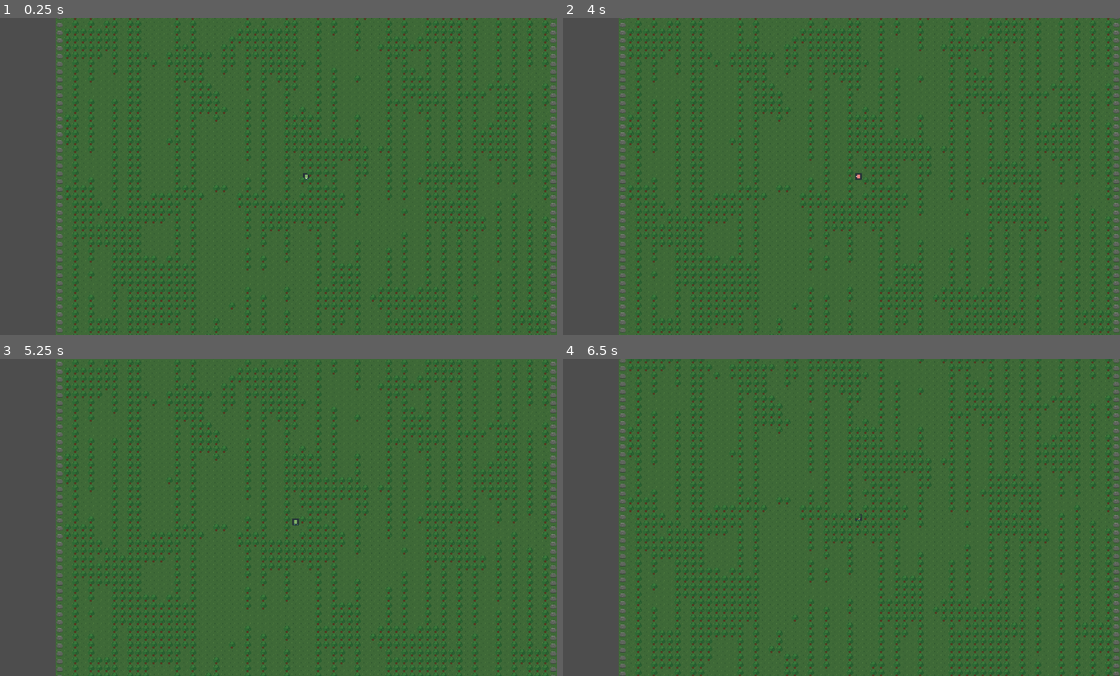
Above: before the commit, frames 1-4 (two rows, left to right).
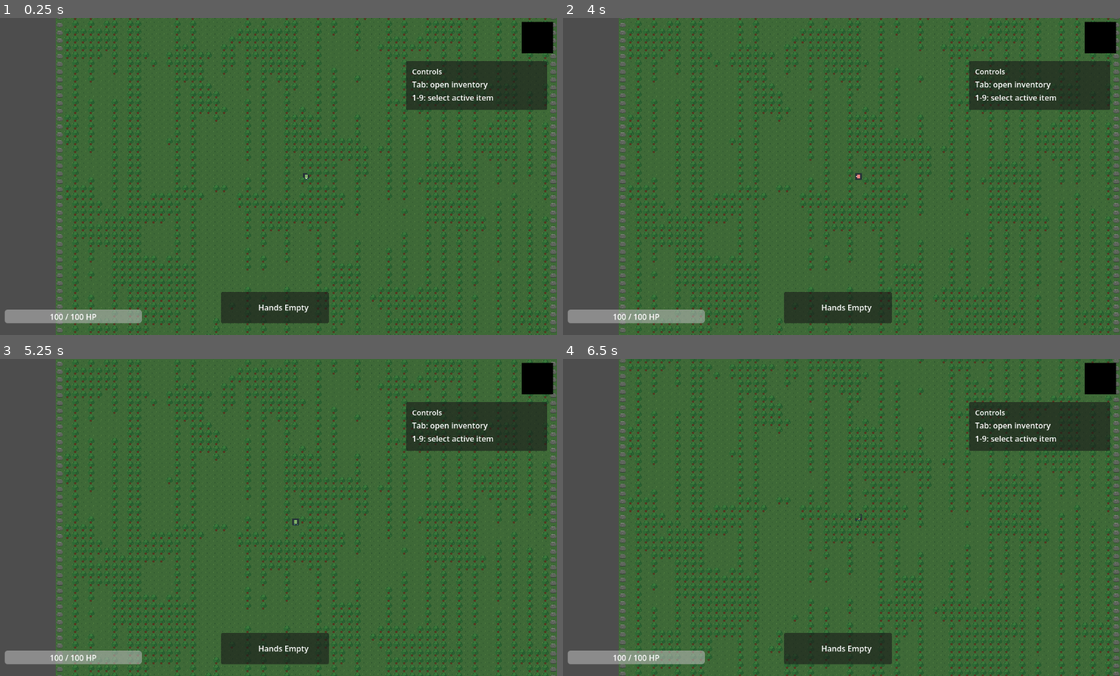
Above: after the commit, the same moments.

Repository: Maddiplomat/Project-alchemy
Game: Godot game, scene res://scenes/World.tscn
Two runs of this game, one before a commit and one after it. Both use one fixed random seed, a clock stepped at 60 frames per second and the inputs below.
Inputs (mouse positions are in pixels of both pictures, inside the frame that each line leads up to):
- Up to frame 1 (0.25 s): no input
- Up to frame 2 (4 s): tap Enter at 0.5, 2, 3.5 s; move the mouse to (964, 160) at 0.52 s; hold D (move_right) 0.53-1.25 s; hold E (interact) 0.53-1.25 s; click (964, 160) at 0.67 s; tap Space at 1.25, 2.75 s; drag from (724, 192) to (930, 195) at 1.27 s; move the mouse to (891, 106) at 2.02 s; hold D (move_right) 2.03-2.75 s; hold E (interact) 2.03-2.75 s; click (891, 106) at 2.17 s; drag from (808, 239) to (724, 132) at 2.77 s; move the mouse to (1008, 224) at 3.52 s; hold A (move_left) from 3.53 s (still down); hold E (interact) from 3.53 s (still down); click (1008, 224) at 3.67 s
- Up to frame 3 (5.25 s): release A (move_left) at 4.25 s; release E (interact) at 4.25 s; tap Space at 4.25 s; drag from (105, 469) to (506, 412) at 4.27 s; move the mouse to (300, 517) at 5.02 s; hold S (move_down) from 5.03 s (still down); hold E (interact) from 5.03 s (still down); click (300, 517) at 5.17 s
- Up to frame 4 (6.5 s): release S (move_down) at 5.75 s; release E (interact) at 5.75 s; drag from (752, 438) to (891, 362) at 5.77 s

The runs differ from the first frame. In frame 1, 7.4% of the frame differs, in the area x 0-100%, y 1-97%; in frame 2, 7.4%; in frame 3, 7.4%; in frame 4, 7.4%.

Commit message:
Restore inventory UI with weight bar

Diff:
--- a/scenes/UI/HUD.tscn
+++ b/scenes/UI/HUD.tscn
@@ -1,3 +1,80 @@
-[gd_scene format=3]
+[gd_scene load_steps=2 format=3]
 
-[node name="HUD" type="Control"]
+[ext_resource type="Script" path="res://scripts/HUD.gd" id="1_hud"]
+
+[node name="HUD" type="CanvasLayer"]
+layer = 10
+script = ExtResource("1_hud")
+
+[node name="MinimapPlaceholder" type="ColorRect" parent="."]
+anchors_preset = 1
+anchor_left = 1.0
+anchor_right = 1.0
+offset_left = -72.0
+offset_top = 8.0
+offset_right = -8.0
+offset_bottom = 72.0
+color = Color(0, 0, 0, 1)
+
+[node name="HealthBar" type="ProgressBar" parent="."]
+anchors_preset = 3
+anchor_top = 1.0
+anchor_bottom = 1.0
+offset_left = 24.0
+offset_top = -52.0
+offset_right = 304.0
+offset_bottom = -24.0
+show_percentage = false
+max_value = 100.0
+value = 100.0
+
+[node name="HealthLabel" type="Label" parent="HealthBar"]
+layout_mode = 1
+anchors_preset = 8
+anchor_left = 0.5
+anchor_top = 0.5
+anchor_right = 0.5
+anchor_bottom = 0.5
+offset_left = -39.0
+offset_top = -11.0
+offset_right = 39.0
+offset_bottom = 11.0
+horizontal_alignment = 1
+vertical_alignment = 1
+text = "100 / 100 HP"
+
+[node name="HeldItemContainer" type="Panel" parent="."]
+anchors_preset = 10
+anchor_left = 0.5
+anchor_top = 1.0
+anchor_right = 0.5
+anchor_bottom = 1.0
+offset_left = -110.0
+offset_top = -88.0
+offset_right = 110.0
+offset_bottom = -24.0
+
+[node name="HBoxContainer" type="HBoxContainer" parent="HeldItemContainer"]
+layout_mode = 1
+anchors_preset = 15
+anchor_right = 1.0
+anchor_bottom = 1.0
+offset_left = 12.0
+offset_top = 8.0
+offset_right = -12.0
+offset_bottom = -8.0
+alignment = 1
+theme_override_constants/separation = 12
+
+[node name="ActiveItemIcon" type="TextureRect" parent="HeldItemContainer/HBoxContainer"]
+custom_minimum_size = Vector2(40, 40)
+layout_mode = 2
+expand_mode = 1
+stretch_mode = 5
+
+[node name="ActiveItemLabel" type="Label" parent="HeldItemContainer/HBoxContainer"]
+custom_minimum_size = Vector2(120, 0)
+layout_mode = 2
+size_flags_vertical = 4
+vertical_alignment = 1
+text = "Hands Empty"
--- a/scenes/World.tscn
+++ b/scenes/World.tscn
@@ -3,6 +3,8 @@
 [ext_resource type="TileSet" uid="uid://dtioyuhcvq6ca" path="res://assets/tilesets/forest_16x16.tres" id="1_kqs1s"]
 [ext_resource type="Script" uid="uid://bfxjpw77wdrga" path="res://scripts/WorldGen.gd" id="2_nvi4h"]
 [ext_resource type="PackedScene" uid="uid://cxfen0v27oux3" path="res://scenes/Player.tscn" id="3_7g83o"]
+[ext_resource type="PackedScene" path="res://scenes/UI/HUD.tscn" id="4_hud"]
+[ext_resource type="PackedScene" uid="uid://b1f6s64gvfqtt" path="res://scenes/inventory_grid.tscn" id="5_1lgw5"]
 
 [node name="World" type="Node2D" unique_id=1488050509]
 script = ExtResource("2_nvi4h")
@@ -28,3 +30,7 @@
 
 [node name="Player" parent="." unique_id=297416554 instance=ExtResource("3_7g83o")]
 position = Vector2(512, 512)
+
+[node name="HUD" parent="." unique_id=1866474338 instance=ExtResource("4_hud")]
+
+[node name="InventoryGrid" parent="." unique_id=771886120 instance=ExtResource("5_1lgw5")]
--- /dev/null
+++ b/scenes/inventory_grid.tscn
@@ -0,0 +1,113 @@
+[gd_scene format=3 uid="uid://b1f6s64gvfqtt"]
+
+[ext_resource type="Script" uid="uid://bye0gqyf7kcxg" path="res://scripts/inventory_grid.gd" id="1_pkvtp"]
+
+[node name="Node" type="CanvasLayer" unique_id=771886120]
+layer = 10
+script = ExtResource("1_pkvtp")
+
+[node name="InventoryPanel" type="Panel" parent="." unique_id=582636693]
+custom_minimum_size = Vector2(300, 408)
+
+[node name="Grid" type="GridContainer" parent="InventoryPanel" unique_id=123695224]
+custom_minimum_size = Vector2(256, 320)
+layout_mode = 0
+offset_left = 22.0
+offset_top = 16.0
+offset_right = 278.0
+offset_bottom = 336.0
+columns = 4
+
+[node name="WeightRow" type="HBoxContainer" parent="InventoryPanel"]
+layout_mode = 0
+anchors_preset = 10
+anchor_right = 1.0
+offset_left = 16.0
+offset_top = 352.0
+offset_right = -16.0
+offset_bottom = 384.0
+theme_override_constants/separation = 12
+
+[node name="WeightBar" type="ProgressBar" parent="InventoryPanel/WeightRow"]
+custom_minimum_size = Vector2(0, 20)
+layout_mode = 2
+size_flags_horizontal = 3
+theme_override_colors/font_color = Color(0, 0, 0, 0)
+max_value = 20.0
+show_percentage = false
+modulate = Color(0.45, 0.83, 0.61, 1)
+
+[node name="WeightLabel" type="Label" parent="InventoryPanel/WeightRow"]
+custom_minimum_size = Vector2(96, 0)
+layout_mode = 2
+horizontal_alignment = 2
+vertical_alignment = 1
+text = "0.0 / 20.0 kg"
+
+[node name="TooltipPanel" type="Panel" parent="." unique_id=391146286]
+visible = false
+offset_right = 180.0
+offset_bottom = 74.0
+mouse_filter = 2
+
+[node name="OnboardingHint" type="PanelContainer" parent="." unique_id=196403517]
+anchors_preset = 1
+anchor_left = 1.0
+anchor_right = 1.0
+offset_left = -308.0
+offset_top = 88.0
+offset_right = -20.0
+offset_bottom = 188.0
+mouse_filter = 2
+
+[node name="MarginContainer" type="MarginContainer" parent="OnboardingHint" unique_id=727302170]
+layout_mode = 2
+theme_override_constants/margin_left = 12
+theme_override_constants/margin_top = 10
+theme_override_constants/margin_right = 12
+theme_override_constants/margin_bottom = 10
+
+[node name="HintContent" type="VBoxContainer" parent="OnboardingHint/MarginContainer" unique_id=134620724]
+layout_mode = 2
+theme_override_constants/separation = 4
+
+[node name="TitleLabel" type="Label" parent="OnboardingHint/MarginContainer/HintContent" unique_id=118043295]
+layout_mode = 2
+theme_override_font_sizes/font_size = 15
+text = "Controls"
+
+[node name="InventoryHintLabel" type="Label" parent="OnboardingHint/MarginContainer/HintContent" unique_id=154494981]
+layout_mode = 2
+text = "Tab: open inventory"
+
+[node name="SelectHintLabel" type="Label" parent="OnboardingHint/MarginContainer/HintContent" unique_id=629159014]
+layout_mode = 2
+text = "1-9: select active item"
+
+[node name="MarginContainer" type="MarginContainer" parent="TooltipPanel" unique_id=272547761]
+layout_mode = 0
+offset_left = 8.0
+offset_top = 8.0
+offset_right = 172.0
+offset_bottom = 66.0
+mouse_filter = 2
+theme_override_constants/margin_left = 8
+theme_override_constants/margin_top = 8
+theme_override_constants/margin_right = 8
+theme_override_constants/margin_bottom = 8
+
+[node name="TooltipContent" type="VBoxContainer" parent="TooltipPanel/MarginContainer" unique_id=419235073]
+layout_mode = 2
+
+[node name="NameLabel" type="Label" parent="TooltipPanel/MarginContainer/TooltipContent" unique_id=1771532748]
+layout_mode = 2
+theme_override_font_sizes/font_size = 16
+text = "Item Name"
+
+[node name="WeightLabel" type="Label" parent="TooltipPanel/MarginContainer/TooltipContent" unique_id=457005486]
+layout_mode = 2
+text = "Weight: 0.0"
+
+[node name="CategoryLabel" type="Label" parent="TooltipPanel/MarginContainer/TooltipContent" unique_id=382661166]
+layout_mode = 2
+text = "Category: Unknown"
--- /dev/null
+++ b/scenes/inventory_slot.tscn
@@ -0,0 +1,12 @@
+[gd_scene format=3 uid="uid://dlbc2j3aqqp0o"]
+
+[ext_resource type="Script" uid="uid://vjg253qxwvsl" path="res://scripts/inventory_slot.gd" id="1_dxvxp"]
+
+[node name="Node" type="Panel" unique_id=2079774186]
+script = ExtResource("1_dxvxp")
+
+[node name="ItemIcon" type="TextureRect" parent="." unique_id=1107692164]
+layout_mode = 0
+
+[node name="QuantityLabel" type="Label" parent="." unique_id=1383563743]
+layout_mode = 0
--- /dev/null
+++ b/scripts/HUD.gd
@@ -0,0 +1,64 @@
+extends CanvasLayer
+
+@onready var health_bar: ProgressBar = $HealthBar
+@onready var health_label: Label = $HealthBar/HealthLabel
+@onready var held_item_icon: TextureRect = $HeldItemContainer/HBoxContainer/ActiveItemIcon
+@onready var held_item_label: Label = $HeldItemContainer/HBoxContainer/ActiveItemLabel
+
+var _placeholder_textures := {}
+
+func _ready() -> void:
+	GameManager.player_health_changed.connect(_update_health)
+	InventoryManager.inventory_changed.connect(_refresh_held_item)
+	InventoryManager.held_item_changed.connect(_on_held_item_changed)
+
+	_update_health(GameManager.player_health, GameManager.max_player_health)
+	_refresh_held_item()
+
+func _update_health(current_health: int, max_health: int) -> void:
+	health_bar.max_value = max_health
+	health_bar.value = current_health
+	health_label.text = "%d / %d HP" % [current_health, max_health]
+
+func _refresh_held_item() -> void:
+	var held_item := InventoryManager.get_held_item()
+	if held_item.is_empty():
+		held_item_icon.texture = null
+		held_item_icon.modulate = Color(1.0, 1.0, 1.0, 0.25)
+		held_item_label.text = "Hands Empty"
+		return
+
+	var item_id := str(held_item.get("id", ""))
+	var element_data := ElementDatabase.get_element(StringName(item_id))
+	held_item_icon.texture = _get_placeholder_texture(item_id)
+	held_item_icon.modulate = _get_item_color(item_id)
+	held_item_label.text = str(element_data.get("display_name", item_id))
+
+func _on_held_item_changed(_item_id: String) -> void:
+	_refresh_held_item()
+
+func _get_item_color(item_id: String) -> Color:
+	match item_id:
+		"wood":
+			return Color.BURLYWOOD
+		"stone":
+			return Color.GRAY
+		"iron":
+			return Color.SILVER
+		_:
+			return Color.WHITE
+
+func _get_placeholder_texture(item_id: String) -> Texture2D:
+	if _placeholder_textures.has(item_id):
+		return _placeholder_textures[item_id]
+
+	var gradient := Gradient.new()
+	gradient.set_color(0, Color.WHITE)
+	gradient.set_color(1, Color.WHITE)
+
+	var texture := GradientTexture2D.new()
+	texture.gradient = gradient
+	texture.width = 48
+	texture.height = 48
+	_placeholder_textures[item_id] = texture
+	return texture
--- /dev/null
+++ b/scripts/inventory_grid.gd
@@ -0,0 +1,334 @@
+extends CanvasLayer
+
+@onready var panel = $InventoryPanel
+@onready var grid = $InventoryPanel/Grid
+@onready var weight_bar: ProgressBar = $InventoryPanel/WeightRow/WeightBar
+@onready var weight_label: Label = $InventoryPanel/WeightRow/WeightLabel
+@onready var tooltip_panel: Panel = $TooltipPanel
+@onready var tooltip_name_label: Label = $TooltipPanel/MarginContainer/TooltipContent/NameLabel
+@onready var tooltip_weight_label: Label = $TooltipPanel/MarginContainer/TooltipContent/WeightLabel
+@onready var tooltip_category_label: Label = $TooltipPanel/MarginContainer/TooltipContent/CategoryLabel
+@onready var onboarding_hint: PanelContainer = $OnboardingHint
+@onready var inventory_hint_label: Label = $OnboardingHint/MarginContainer/HintContent/InventoryHintLabel
+@onready var select_hint_label: Label = $OnboardingHint/MarginContainer/HintContent/SelectHintLabel
+
+const SLOT_SCENE = preload("res://scenes/inventory_slot.tscn")
+const SLOT_COUNT := 20
+const TOOLTIP_DELAY := 0.3
+const TOOLTIP_OFFSET := Vector2(18, 18)
+const ONBOARDING_CONFIG_PATH := "user://onboarding_hints.cfg"
+const ONBOARDING_SECTION := "inventory_hints"
+const INVENTORY_HINT_KEY := "inventory_seen"
+const SELECT_HINT_KEY := "select_seen"
+const WEIGHT_NORMAL_COLOR := Color(0.45, 0.83, 0.61, 1.0)
+const WEIGHT_WARNING_COLOR := Color(0.95, 0.67, 0.29, 1.0)
+const WEIGHT_DANGER_COLOR := Color(0.89, 0.29, 0.24, 1.0)
+
+var drag_origin_index := -1
+var drag_ghost: TextureRect = null
+var hover_slot_index := -1
+var tooltip_slot_index := -1
+var tooltip_delay_timer: SceneTreeTimer = null
+var inventory_hint_seen := false
+var select_hint_seen := false
+
+func _ready():
+	_load_onboarding_state()
+	for i in range(SLOT_COUNT):
+		var slot = SLOT_SCENE.instantiate()
+		grid.add_child(slot)
+		slot.slot_index = i
+		slot.drag_started.connect(_on_slot_drag_started)
+		slot.drag_released.connect(_on_slot_drag_released)
+		slot.clicked.connect(_on_slot_clicked)
+		slot.hover_started.connect(_on_slot_hover_started)
+		slot.hover_ended.connect(_on_slot_hover_ended)
+
+		# Set minimum size for GridContainer to respect
+		slot.custom_minimum_size = Vector2(64, 64)
+
+		# Set ItemIcon anchors and modes
+		var icon = slot.get_node("ItemIcon")
+		icon.set_anchors_preset(Control.PRESET_FULL_RECT)
+		icon.expand_mode = TextureRect.EXPAND_IGNORE_SIZE
+		icon.stretch_mode = TextureRect.STRETCH_KEEP_ASPECT_CENTERED
+
+		# Set QuantityLabel anchors
+		var label = slot.get_node("QuantityLabel")
+		label.set_anchors_preset(Control.PRESET_BOTTOM_WIDE)
+		label.horizontal_alignment = HORIZONTAL_ALIGNMENT_RIGHT
+		label.vertical_alignment = VERTICAL_ALIGNMENT_BOTTOM
+
+	InventoryManager.inventory_changed.connect(refresh_grid)
+	InventoryManager.held_item_changed.connect(func(_id): refresh_grid())
+	InventoryManager.weight_changed.connect(_on_weight_changed)
+	refresh_grid()
+	_update_weight_display(InventoryManager.total_weight, InventoryManager.carry_capacity)
+
+	call_deferred("_setup_panel")
+
+func _setup_panel():
+	var vp_size = get_viewport().get_visible_rect().size
+	panel.position = Vector2(vp_size.x, (vp_size.y - panel.size.y) / 2)
+	panel.visible = false
+	tooltip_panel.visible = false
+	_update_onboarding_hint()
+
+func _input(event):
+	if event.is_action_pressed("toggle_inventory"):
+		_mark_inventory_hint_seen()
+		toggle_inventory()
+
+	# Hotkeys 1-9 for slots 0-8
+	for i in range(1, 10):
+		if event.is_action_pressed("slot_%d" % i):
+			_mark_select_hint_seen()
+			InventoryManager.select_slot(i - 1)
+			return
+
+	if event is InputEventMouseButton and event.button_index == MOUSE_BUTTON_LEFT and not event.pressed:
+		if _is_dragging():
+			_finish_drag(_get_slot_index_at_position(get_viewport().get_mouse_position()))
+
+func _process(_delta: float) -> void:
+	if drag_ghost != null:
+		drag_ghost.global_position = get_viewport().get_mouse_position() - (drag_ghost.size / 2.0)
+	if tooltip_panel.visible:
+		_update_tooltip_position()
+
+func toggle_inventory():
+	var vp_size = get_viewport().get_visible_rect().size
+	var target_x = vp_size.x
+
+	if not panel.visible or panel.position.x >= vp_size.x - 1:
+		# opening
+		panel.visible = true
+		target_x = vp_size.x - panel.size.x - 50
+		refresh_grid()
+	else:
+		_hide_tooltip()
+
+	var tween = create_tween()
+	tween.set_trans(Tween.TRANS_CUBIC)
+	tween.set_ease(Tween.EASE_OUT)
+	tween.tween_property(panel, "position:x", target_x, 0.4)
+
+	if target_x >= vp_size.x - 1:
+		# closing
+		tween.tween_callback(func(): panel.visible = false)
+
+func refresh_grid():
+	var held_id = InventoryManager.get_held_item_id()
+	for i in range(grid.get_child_count()):
+		var slot = grid.get_child(i)
+		var data = InventoryManager.get_slot_item(i)
+
+		slot.is_equipped = (not data.is_empty() and data.id == held_id)
+
+		if not data.is_empty():
+			slot.update_slot(data.id, data.quantity, data.purity)
+		else:
+			slot.clear()
+
+	if tooltip_panel.visible and hover_slot_index >= 0:
+		_show_tooltip_for_slot(hover_slot_index)
+	elif hover_slot_index == -1:
+		_hide_tooltip()
+
+func _on_weight_changed(total_weight: float, carry_capacity: float) -> void:
+	_update_weight_display(total_weight, carry_capacity)
+
+func _update_weight_display(total_weight: float, carry_capacity: float) -> void:
+	var safe_capacity := maxf(carry_capacity, 0.0)
+	var displayed_weight := minf(total_weight, safe_capacity) if safe_capacity > 0.0 else 0.0
+	var weight_ratio := total_weight / safe_capacity if safe_capacity > 0.0 else 0.0
+
+	weight_bar.max_value = safe_capacity
+	weight_bar.value = displayed_weight
+	weight_label.text = "%.1f / %.1f kg" % [total_weight, safe_capacity]
+
+	if weight_ratio > 1.0:
+		weight_bar.modulate = WEIGHT_DANGER_COLOR
+	elif weight_ratio >= 0.8:
+		weight_bar.modulate = WEIGHT_WARNING_COLOR
+	else:
+		weight_bar.modulate = WEIGHT_NORMAL_COLOR
+
+func _on_slot_drag_started(slot_index: int) -> void:
+	if _is_dragging():
+		return
+	if slot_index < 0 or slot_index >= grid.get_child_count():
+		return
+
+	var slot = grid.get_child(slot_index)
+	if not slot.has_item():
+		return
+
+	_hide_tooltip()
+	drag_origin_index = slot_index
+	slot.set_drag_origin(true)
+	_create_drag_ghost(slot)
+
+func _on_slot_drag_released(slot_index: int) -> void:
+	if _is_dragging():
+		_finish_drag(slot_index)
+
+func _on_slot_clicked(slot_index: int) -> void:
+	InventoryManager.select_slot(slot_index)
+
+func _create_drag_ghost(source_slot) -> void:
+	_clear_drag_ghost()
+
+	drag_ghost = TextureRect.new()
+	drag_ghost.texture = source_slot.item_icon.texture
+	drag_ghost.modulate = source_slot.item_icon.modulate
+	drag_ghost.expand_mode = TextureRect.EXPAND_IGNORE_SIZE
+	drag_ghost.stretch_mode = TextureRect.STRETCH_KEEP_ASPECT_CENTERED
+	drag_ghost.mouse_filter = Control.MOUSE_FILTER_IGNORE
+	drag_ghost.z_index = 4096
+	drag_ghost.size = source_slot.get_global_rect().size
+	drag_ghost.global_position = get_viewport().get_mouse_position() - (drag_ghost.size / 2.0)
+	add_child(drag_ghost)
+
+func _finish_drag(drop_slot_index: int) -> void:
+	var from_slot := drag_origin_index
+	_clear_drag_ghost()
+	drag_origin_index = -1
+
+	if from_slot >= 0 and from_slot < grid.get_child_count():
+		grid.get_child(from_slot).set_drag_origin(false)
+
+	if drop_slot_index >= 0 and drop_slot_index < grid.get_child_count() and drop_slot_index != from_slot:
+		InventoryManager.swap_slots(from_slot, drop_slot_index)
+
+func _get_slot_index_at_position(global_mouse_position: Vector2) -> int:
+	for i in range(grid.get_child_count()):
+		var slot = grid.get_child(i)
+		if slot.get_global_rect().has_point(global_mouse_position):
+			return i
+
+	return -1
+
+func _clear_drag_ghost() -> void:
+	if drag_ghost != null:
+		drag_ghost.queue_free()
+		drag_ghost = null
+
+func _is_dragging() -> bool:
+	return drag_origin_index != -1 and drag_ghost != null
+
+func _on_slot_hover_started(slot_index: int) -> void:
+	if _is_dragging():
+		return
+	if slot_index < 0 or slot_index >= grid.get_child_count():
+		return
+
+	var slot = grid.get_child(slot_index)
+	if not slot.has_item():
+		_hide_tooltip()
+		return
+
+	hover_slot_index = slot_index
+	tooltip_slot_index = -1
+	tooltip_panel.visible = false
+	_start_tooltip_delay(slot_index)
+
+func _on_slot_hover_ended(slot_index: int) -> void:
+	if hover_slot_index == slot_index:
+		hover_slot_index = -1
+	_hide_tooltip()
+
+func _start_tooltip_delay(slot_index: int) -> void:
+	var timer := get_tree().create_timer(TOOLTIP_DELAY)
+	tooltip_delay_timer = timer
+	timer.timeout.connect(func() -> void:
+		if tooltip_delay_timer != timer:
+			return
+		tooltip_delay_timer = null
+		if hover_slot_index != slot_index or _is_dragging() or not panel.visible:
+			return
+		_show_tooltip_for_slot(slot_index)
+	)
+
+func _show_tooltip_for_slot(slot_index: int) -> void:
+	var data = InventoryManager.get_slot_item(slot_index)
+	if data.is_empty():
+		_hide_tooltip()
+		return
+
+	var item_id := StringName(str(data.get("id", "")))
+	var element_data := ElementDatabase.get_element(item_id)
+	if element_data.is_empty():
+		_hide_tooltip()
+		return
+
+	tooltip_name_label.text = str(element_data.get("display_name", item_id))
+	tooltip_weight_label.text = "Weight: %.1f" % float(element_data.get("weight", 0.0))
+	tooltip_category_label.text = "Category: %s" % _format_category(str(element_data.get("category", "")))
+	tooltip_slot_index = slot_index
+	tooltip_panel.visible = true
+	_update_tooltip_position()
+
+func _hide_tooltip() -> void:
+	tooltip_delay_timer = null
+	tooltip_slot_index = -1
+	tooltip_panel.visible = false
+
+func _update_tooltip_position() -> void:
+	var viewport_rect := get_viewport().get_visible_rect()
+	var tooltip_size := tooltip_panel.size
+	var target_position := get_viewport().get_mouse_position() + TOOLTIP_OFFSET
+
+	if target_position.x + tooltip_size.x > viewport_rect.size.x:
+		target_position.x = viewport_rect.size.x - tooltip_size.x - 8.0
+	if target_position.y + tooltip_size.y > viewport_rect.size.y:
+		target_position.y = viewport_rect.size.y - tooltip_size.y - 8.0
+
+	tooltip_panel.global_position = Vector2(
+		maxf(8.0, target_position.x),
+		maxf(8.0, target_position.y)
+	)
+
+func _format_category(category: String) -> String:
+	if category.is_empty():
+		return "Unknown"
+
+	var words := category.split("_", false)
+	for i in range(words.size()):
+		words[i] = words[i].capitalize()
+	return " ".join(words)
+
+func _load_onboarding_state() -> void:
+	var config := ConfigFile.new()
+	var err := config.load(ONBOARDING_CONFIG_PATH)
+	if err != OK:
+		return
+	inventory_hint_seen = bool(config.get_value(ONBOARDING_SECTION, INVENTORY_HINT_KEY, false))
+	select_hint_seen = bool(config.get_value(ONBOARDING_SECTION, SELECT_HINT_KEY, false))
+
+func _save_onboarding_state() -> void:
+	var config := ConfigFile.new()
+	config.set_value(ONBOARDING_SECTION, INVENTORY_HINT_KEY, inventory_hint_seen)
+	config.set_value(ONBOARDING_SECTION, SELECT_HINT_KEY, select_hint_seen)
+	config.save(ONBOARDING_CONFIG_PATH)
+
+func _mark_inventory_hint_seen() -> void:
+	if inventory_hint_seen:
+		return
+	inventory_hint_seen = true
+	_save_onboarding_state()
+	_update_onboarding_hint()
+
+func _mark_select_hint_seen() -> void:
+	if select_hint_seen:
+		return
+	select_hint_seen = true
+	_save_onboarding_state()
+	_update_onboarding_hint()
+
+func _update_onboarding_hint() -> void:
+	if onboarding_hint == null:
+		return
+	inventory_hint_label.visible = not inventory_hint_seen
+	select_hint_label.visible = not select_hint_seen
+	onboarding_hint.visible = not inventory_hint_seen or not select_hint_seen
--- /dev/null
+++ b/scripts/inventory_slot.gd
@@ -0,0 +1,116 @@
+extends Panel
+
+signal drag_started(slot_index: int)
+signal drag_released(slot_index: int)
+signal clicked(slot_index: int)
+signal hover_started(slot_index: int)
+signal hover_ended(slot_index: int)
+
+@onready var item_icon: TextureRect = $ItemIcon
+@onready var quantity_label: Label = $QuantityLabel
+
+var slot_index := -1
+var current_item_id := ""
+var current_quantity := 0
+var current_purity := 0.0
+var is_drag_origin := false
+var is_equipped := false
+var _placeholder_textures := {}
+var _press_start_pos := Vector2.ZERO
+
+func _ready() -> void:
+	mouse_filter = Control.MOUSE_FILTER_STOP
+	item_icon.mouse_filter = Control.MOUSE_FILTER_IGNORE
+	quantity_label.mouse_filter = Control.MOUSE_FILTER_IGNORE
+	mouse_entered.connect(_on_mouse_entered)
+	mouse_exited.connect(_on_mouse_exited)
+
+func _gui_input(event: InputEvent) -> void:
+	if event is InputEventMouseButton and event.button_index == MOUSE_BUTTON_LEFT:
+		if event.pressed:
+			_press_start_pos = event.global_position
+			drag_started.emit(slot_index)
+		else:
+			if event.global_position.distance_to(_press_start_pos) < 10.0:
+				clicked.emit(slot_index)
+			drag_released.emit(slot_index)
+		accept_event()
+
+func update_slot(item_id: String, quantity: int, purity: float) -> void:
+	current_item_id = item_id
+	current_quantity = quantity
+	current_purity = purity
+	is_drag_origin = false
+
+	if quantity > 0:
+		item_icon.texture = _get_placeholder_texture(item_id)
+		item_icon.modulate = _get_item_color(item_id)
+		quantity_label.text = str(quantity)
+	else:
+		current_item_id = ""
+
+	_apply_visual_state()
+
+func clear() -> void:
+	current_item_id = ""
+	current_quantity = 0
+	current_purity = 0.0
+	is_drag_origin = false
+	_apply_visual_state()
+
+func has_item() -> bool:
+	return current_item_id != "" and current_quantity > 0
+
+func set_drag_origin(active: bool) -> void:
+	is_drag_origin = active
+	_apply_visual_state()
+
+func _apply_visual_state() -> void:
+	var has_stack := has_item()
+	item_icon.visible = has_stack and not is_drag_origin
+	quantity_label.visible = has_stack and not is_drag_origin
+
+	if is_equipped:
+		self_modulate = Color(1.5, 1.5, 1.0) # Bright highlight
+	else:
+		self_modulate = Color.WHITE
+
+	if has_stack:
+		item_icon.texture = _get_placeholder_texture(current_item_id)
+		item_icon.modulate = _get_item_color(current_item_id)
+		quantity_label.text = str(current_quantity)
+	else:
+		item_icon.texture = null
+		quantity_label.text = ""
+
+func _on_mouse_entered() -> void:
+	hover_started.emit(slot_index)
+
+func _on_mouse_exited() -> void:
+	hover_ended.emit(slot_index)
+
+func _get_item_color(item_id: String) -> Color:
+	match item_id:
+		"wood":
+			return Color.BURLYWOOD
+		"stone":
+			return Color.GRAY
+		"iron":
+			return Color.SILVER
+		_:
+			return Color.WHITE
+
+func _get_placeholder_texture(item_id: String) -> Texture2D:
+	if _placeholder_textures.has(item_id):
+		return _placeholder_textures[item_id]
+
+	var gradient := Gradient.new()
+	gradient.set_color(0, Color.WHITE)
+	gradient.set_color(1, Color.WHITE)
+
+	var texture := GradientTexture2D.new()
+	texture.gradient = gradient
+	texture.width = 64
+	texture.height = 64
+	_placeholder_textures[item_id] = texture
+	return texture
